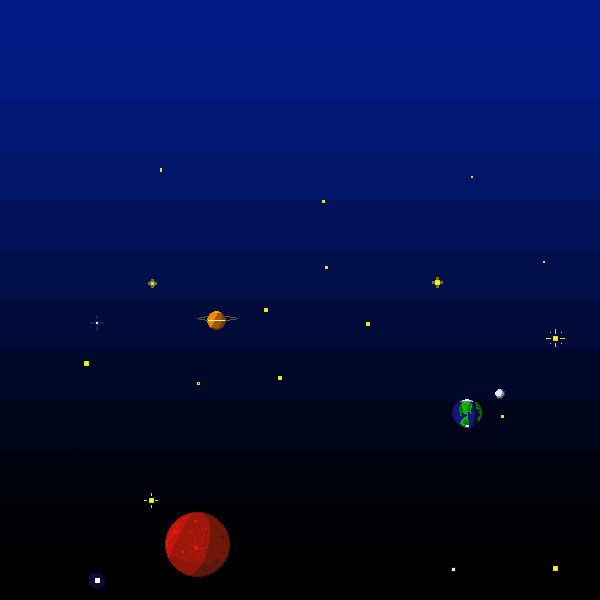
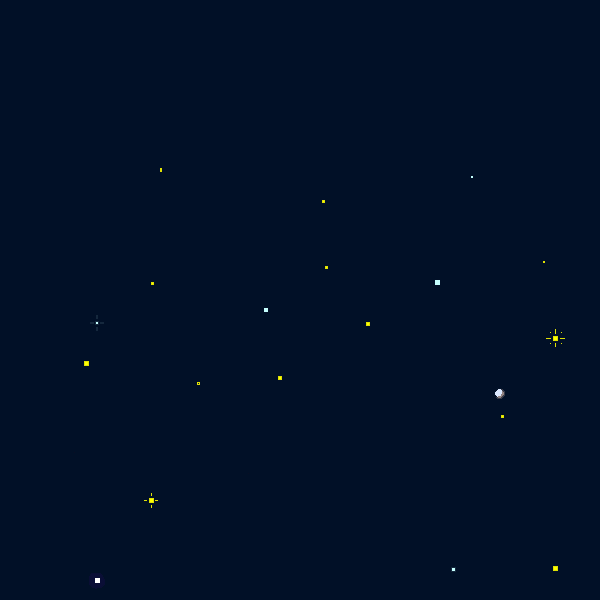
Before/after of a 600px x 600px layered artwork. What changed in the layer stack:
painted on "Layer 0" over (x1=148, y1=176, x2=482, y2=577)
painted on "Layer 1" over (x1=0, y1=0, x2=600, y2=600)
